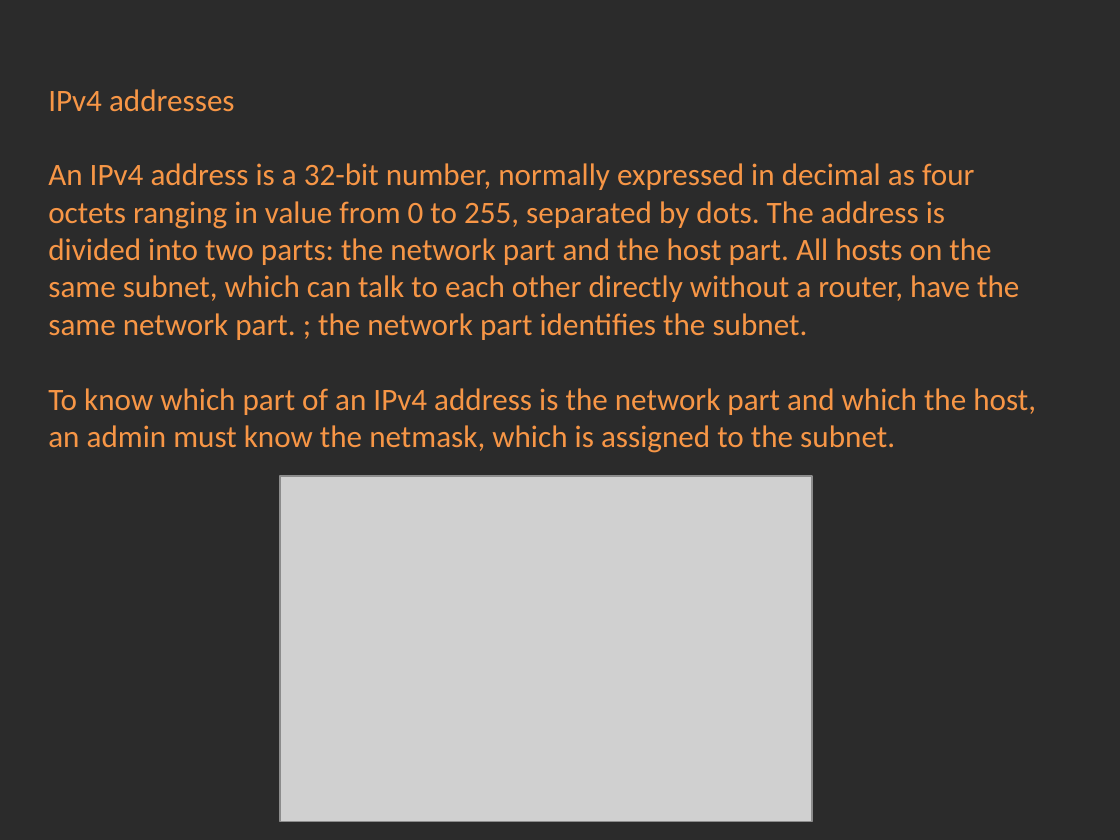
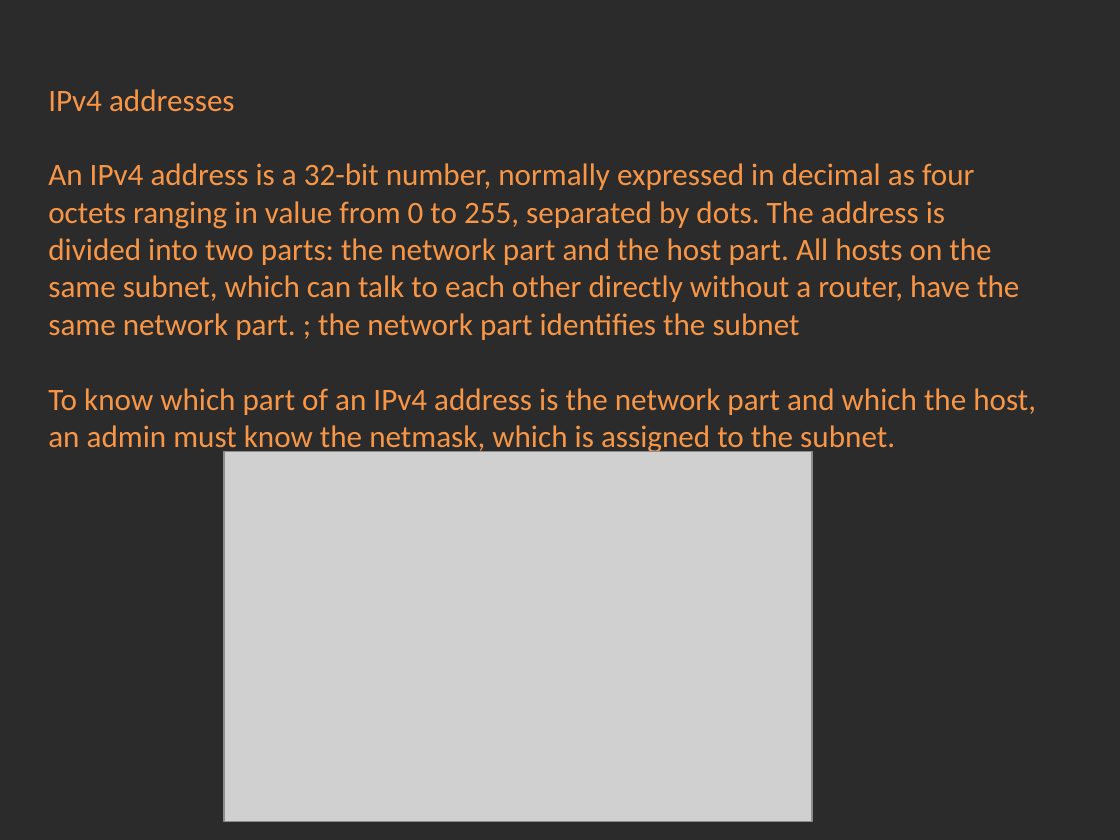
Before and after one commit to Academy-Soft-Intellect/Linux-Course, a slide deck: slide 5 of 06.Networking/06-Networking.pptx. Drawn at 1120x840 pixels with LibreOffice and Linux fonts; fonts in the diff are those of the drawing; grey boxes stand for pictures; background and template pictures are left out; a plain dark background stands for a picture behind light text. Boxes give left, top, right and bottom in pixels: in the first picture for what was removed or moved away, otherwise in the second. Text is boxed around its words. In the diff, an @@ line names an element or a change of style, - is before the commit and + after.

Commit message:
Networking

```diff
--- a/06.Networking/06-Networking.pptx
+++ b/06.Networking/06-Networking.pptx
@@ text at (48, 163, 1019, 340): text changed @@
-An IPv4 address is a 32-bit number, normally expressed in decimal as four octets ranging in value from 0 to 255, separated by dots. The address is divided into two parts: the network part and the host part. All hosts on the same subnet, which can talk to each other directly without a router, have the same network part. ; the network part identifies the subnet.
+An IPv4 address is a 32-bit number, normally expressed in decimal as four octets ranging in value from 0 to 255, separated by dots. The address is divided into two parts: the network part and the host part. All hosts on the same subnet, which can talk to each other directly without a router, have the same network part. ; the network part identifies the subnet
@@ picture: place and size @@
-picture at (280, 476, 812, 821)
+picture at (224, 451, 812, 821)
```
Also in this commit, not shown: 9 other slides changed, 3 other files.
